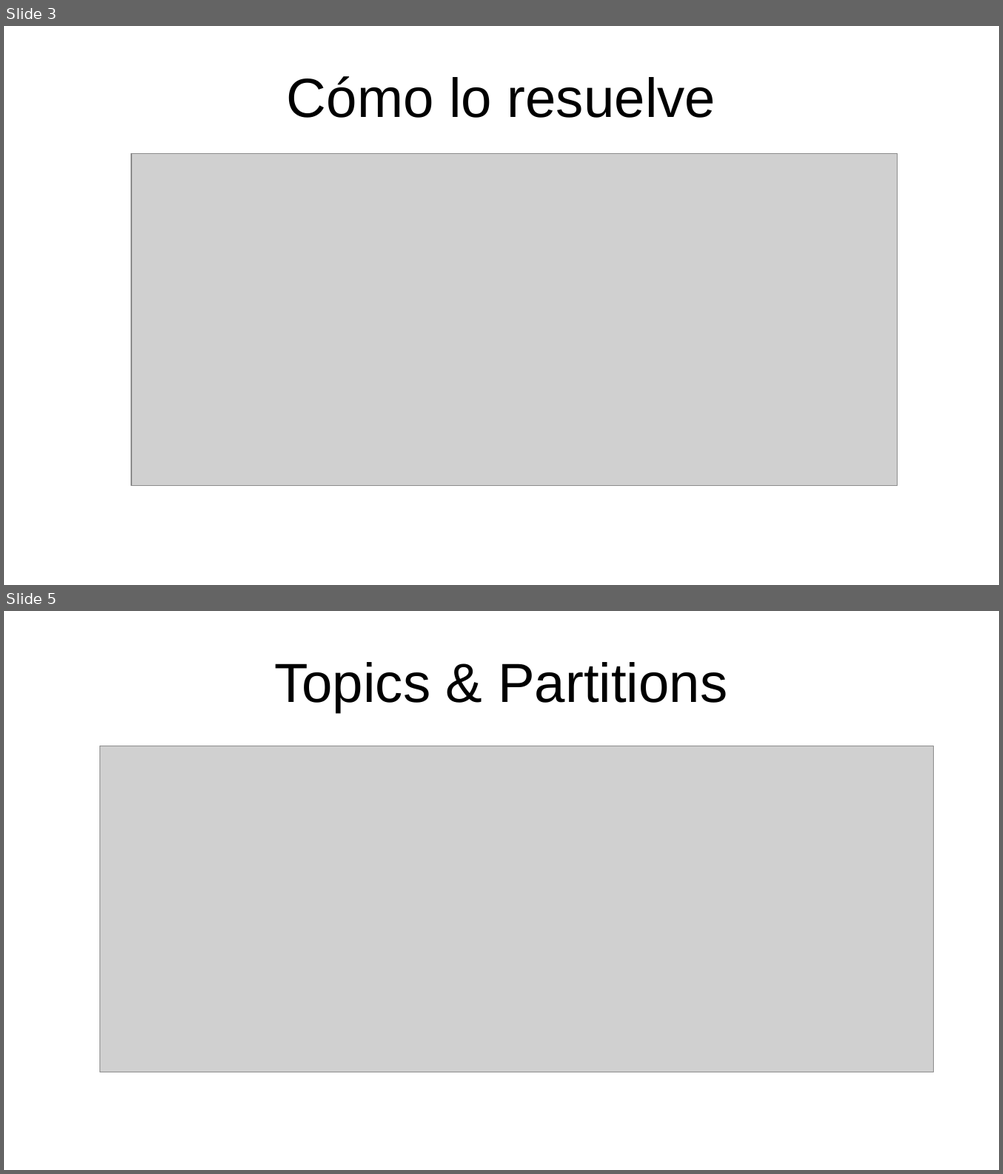
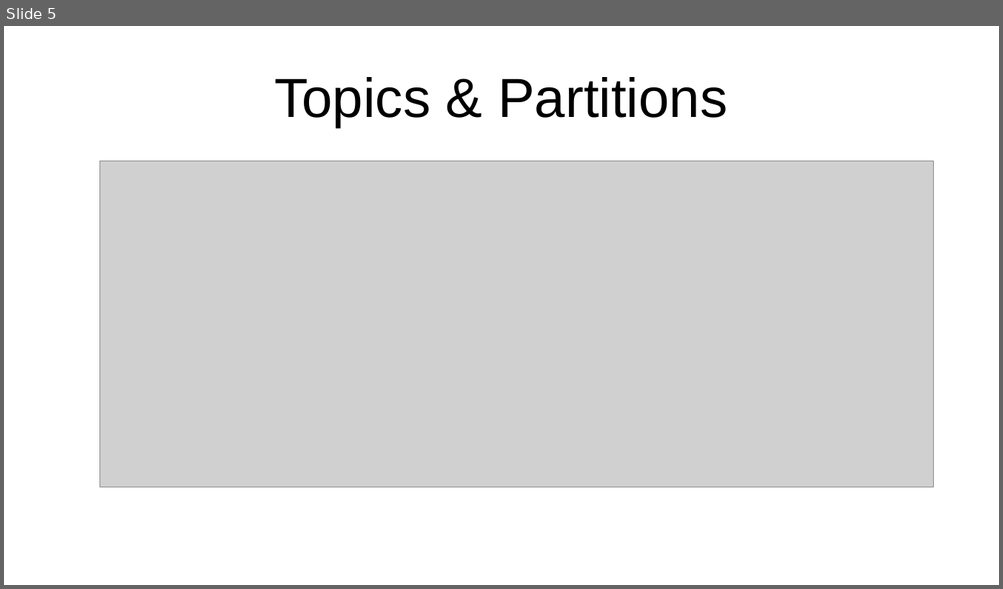
Before and after one commit to rogithub/kafka-client-dotnet, a slide deck: presentacion/kafka.odp. Shown one above the other, each under a label of ours: slides 3 and 5 before the commit, slide 5 after it; the slides between them are not shown. The pictures are 1003x1174 and 1003x589 pixels, drawn with LibreOffice and Linux fonts; fonts in the diff are those of the drawing; grey boxes stand for pictures. Boxes give left, top, right and bottom in pixels: in the first picture for what was removed or moved away, otherwise in the second. Text is boxed around its words. In the diff, an @@ line names an element or a change of style, - is before the commit and + after.

```diff
--- a/presentacion/kafka.odp
+++ b/presentacion/kafka.odp
@@ slide 3 removed at (4, 26, 999, 585), background #FFFFFF @@
@@ title removed at (287, 76, 716, 118) @@
-Cómo lo resuelve
@@ picture removed at (131, 153, 897, 486) @@
```
Also in this commit, not shown: 3 slides changed, 2 slides added, 1 other slide removed.
